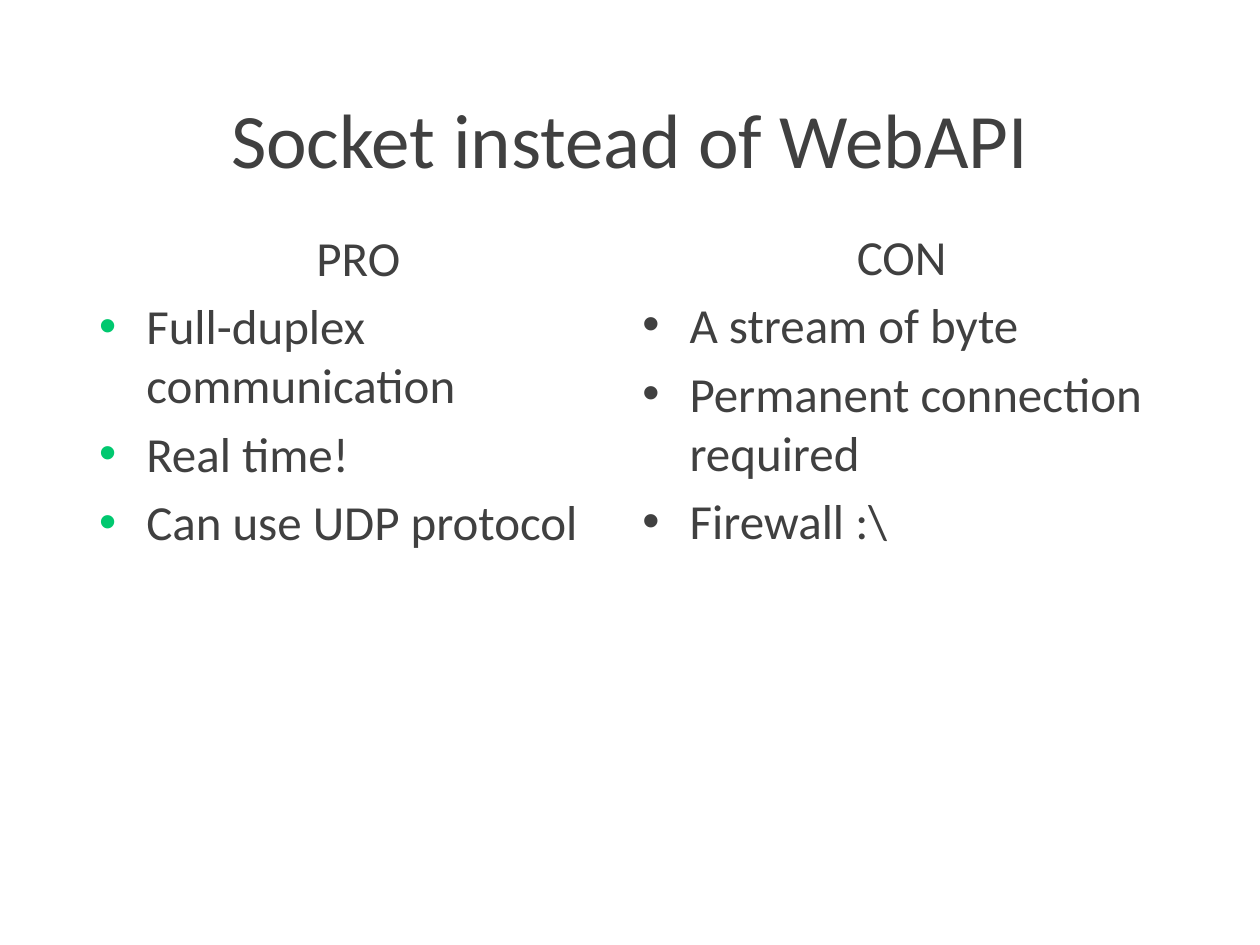
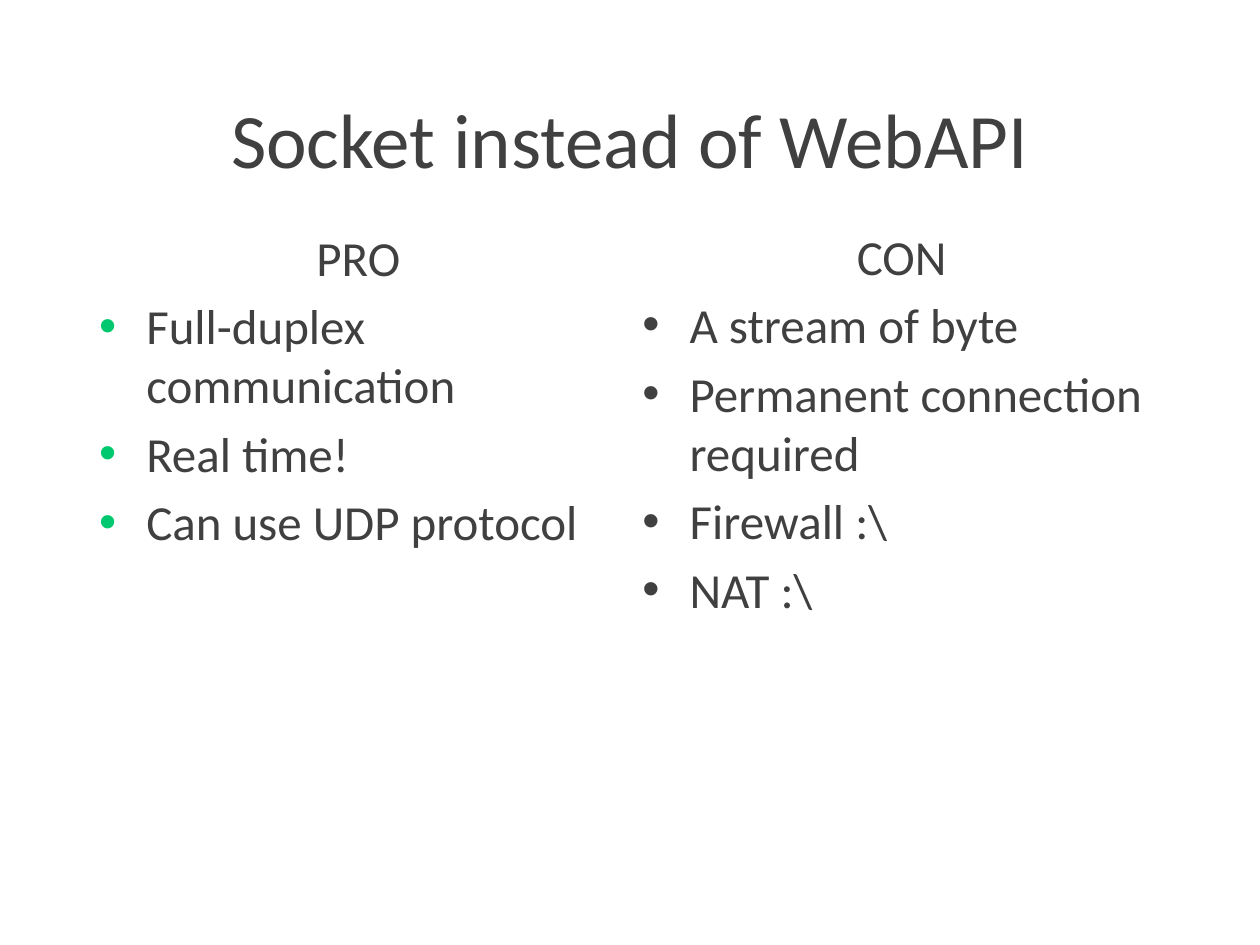
Before and after one commit to Lotti/codemotion2015, a slide deck: slide 15 of slides/slides.pptx. Drawn at 1260x945 pixels with LibreOffice and Linux fonts; fonts in the diff are those of the drawing; background and template pictures are left out. Boxes give left, top, right and bottom in pixels: in the first picture for what was removed or moved away, otherwise in the second. Text is boxed around its words. In the diff, an @@ line names an element or a change of style, - is before the commit and + after.

```diff
--- a/slides/slides.pptx
+++ b/slides/slides.pptx
@@ text at [690, 576, 770, 608]: paragraph added @@
+• NAT :\
```
Also in this commit, not shown: 6 other slides changed.
